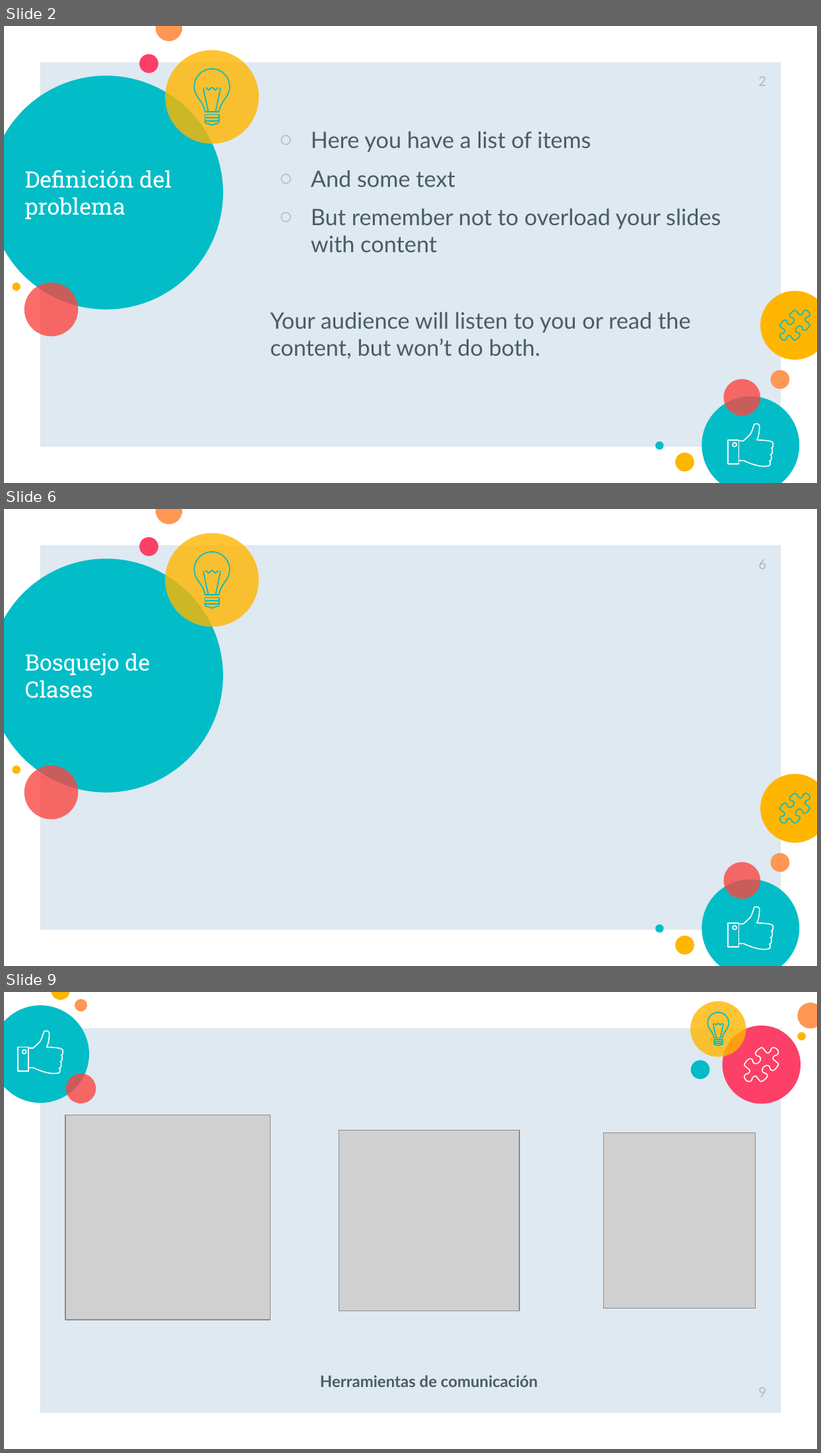
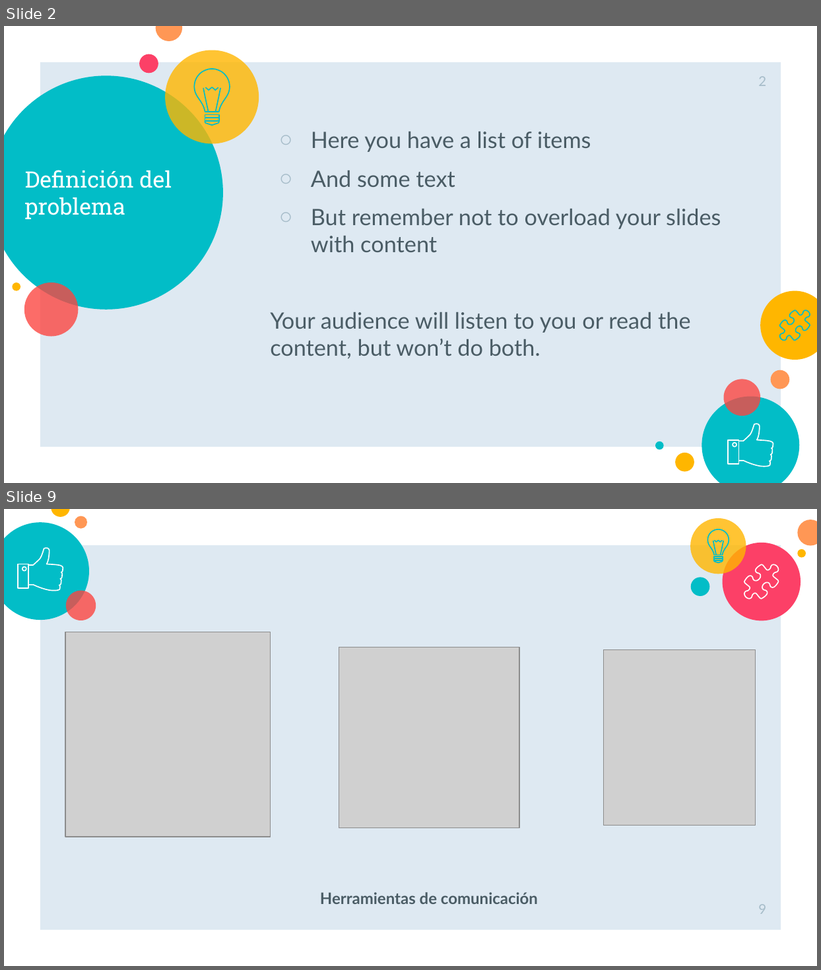
Before and after one commit to JETC-98/OOP, a slide deck: Docs/PrimeraEntrega.pptx. Shown one above the other, each under a label of ours: slides 2, 6 and 9 before the commit, slides 2 and 9 after it; the slides between them are not shown. The pictures are 821x1453 and 821x970 pixels, drawn with LibreOffice and Linux fonts; fonts in the diff are those of the drawing; grey boxes stand for pictures. Boxes give left, top, right and bottom in pixels: in the first picture for what was removed or moved away, otherwise in the second. Text is boxed around its words. In the diff, an @@ line names an element or a change of style, - is before the commit and + after.

```diff
--- a/Docs/PrimeraEntrega.pptx
+++ b/Docs/PrimeraEntrega.pptx
@@ slide 6 removed at (4,509,817,966), background #FFFFFF; not listed: 24 template elements that a slide beside it also shows @@
@@ page number removed at (758,560,766,569) @@
-6
@@ title removed at (25,654,150,698) @@
-Bosquejo de Clases
```
Also in this commit, not shown: 8 slides changed, 1 slide added, 5 other slides removed.
